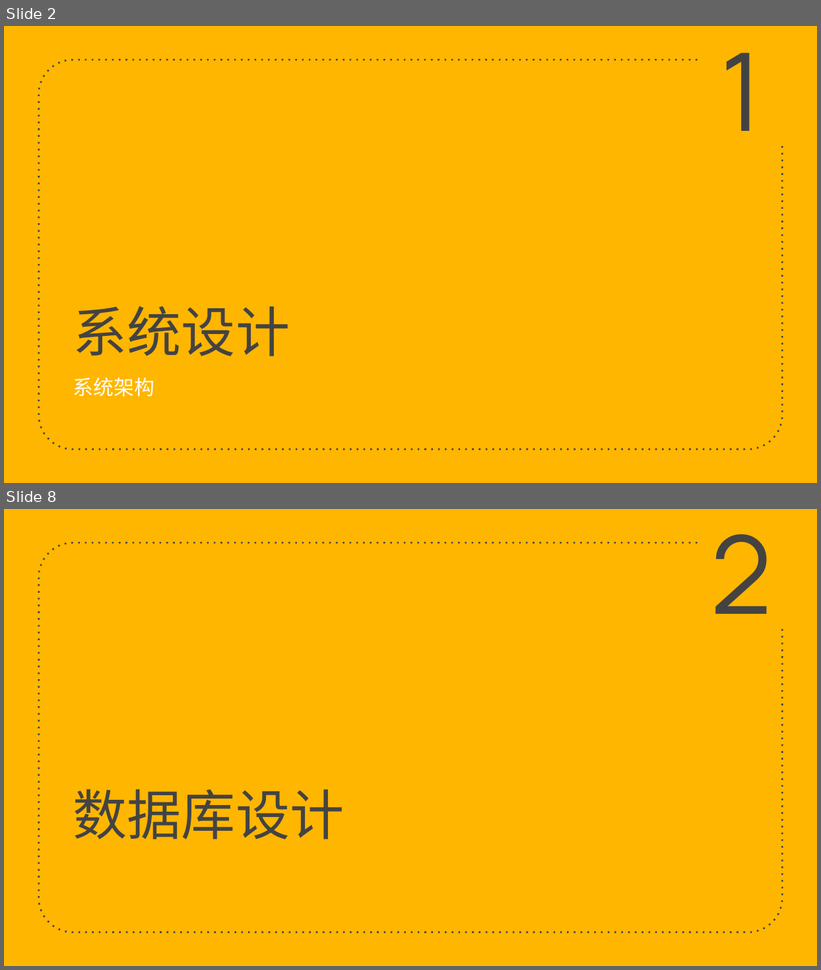
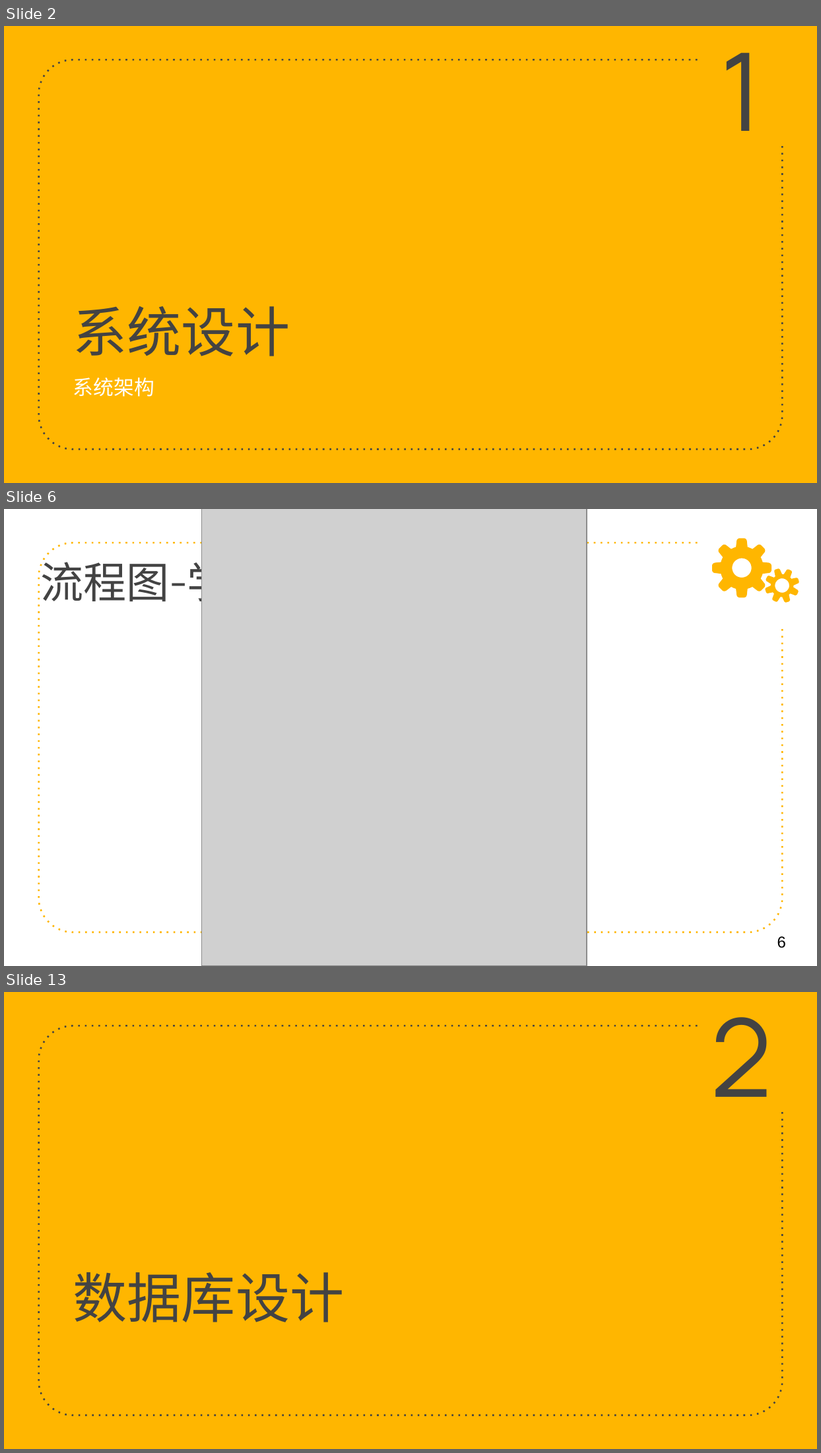
Before and after one commit to zeweidan/chicken_group_project, a slide deck: 技术实现.pptx. Shown one above the other, each under a label of ours: slides 2 and 8 before the commit, slides 2, 6 and 13 after it; the slides between them are not shown. The pictures are 821x970 and 821x1453 pixels, drawn with LibreOffice and Linux fonts; fonts in the diff are those of the drawing; grey boxes stand for pictures. Boxes give left, top, right and bottom in pixels: in the first picture for what was removed or moved away, otherwise in the second. Text is boxed around its words. In the diff, an @@ line names an element or a change of style, - is before the commit and + after.

```diff
--- a/技术实现.pptx
+++ b/技术实现.pptx
@@ slide 6 added at box(4, 509, 817, 966), background #FFFFFF @@
@@ picture added at box(201, 509, 587, 966) @@
@@ freeform shape added at box(39, 543, 783, 933), outline #FFB600 1.5 pt dashed @@
@@ freeform shape added at box(712, 538, 772, 597), fill #FFB600 @@
@@ title added at box(40, 555, 316, 609), 38 pt, text #434343 @@
+流程图-学生端
@@ freeform shape added at box(765, 568, 799, 603), fill #FFB600 @@
@@ page number added at box(778, 937, 786, 949), 14 pt, text #000000 @@
+6
@@ what was slide 8 is now slide 13 @@
```
Also in this commit, not shown: 4 slides changed, 11 other slides added, 10 slides removed.
